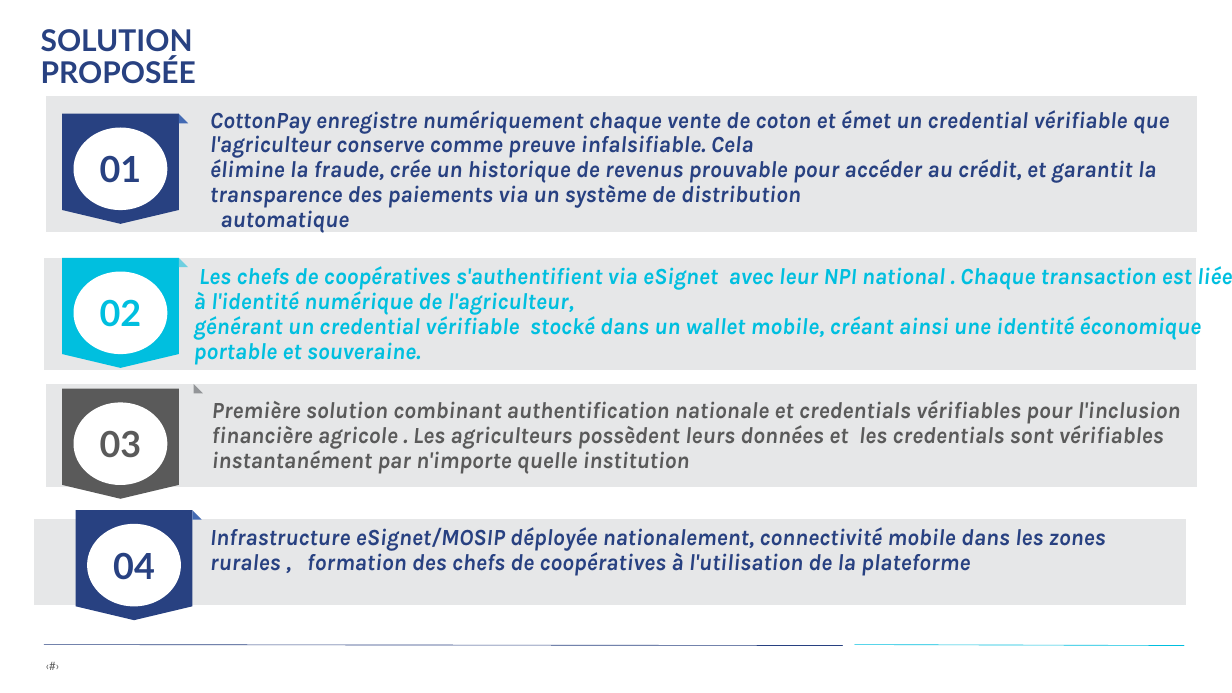
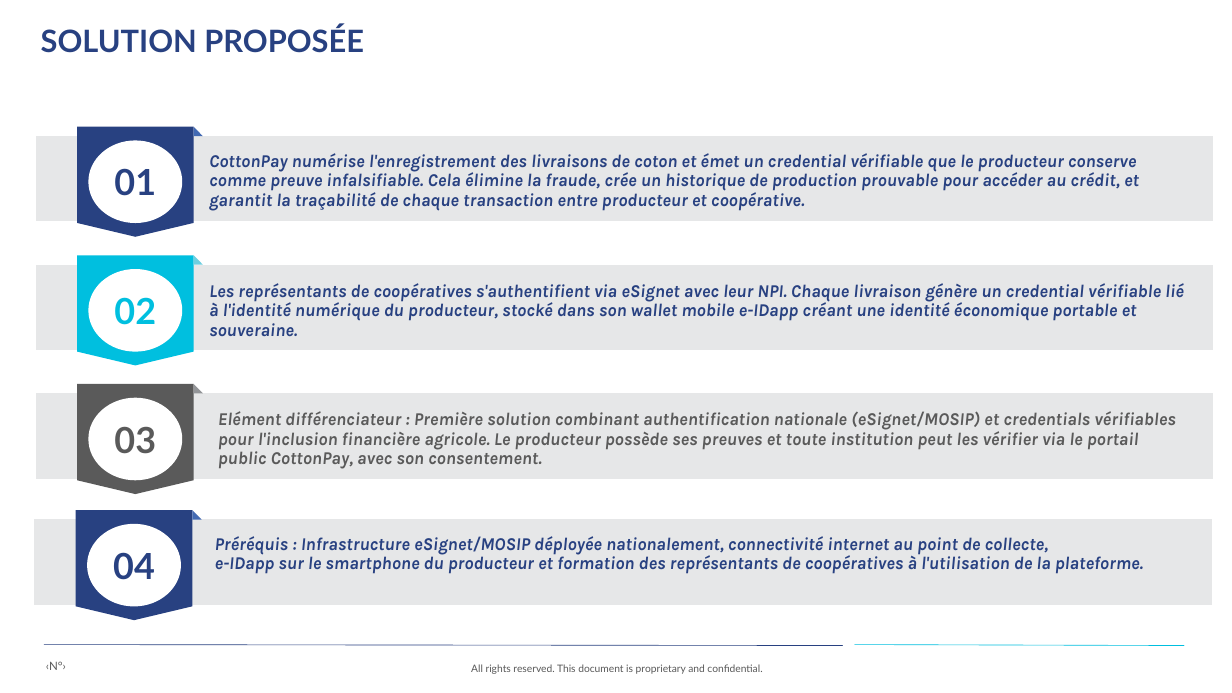
Before and after one commit to Bsh54/EVOLUTICS-did-hackathon, a slide deck: slide 6 of EVOLUTICS-presentation.pptx (slide 5 before the commit). Drawn at 1232x693 pixels with LibreOffice and Linux fonts; fonts in the diff are those of the drawing. Boxes give left, top, right and bottom in pixels: in the first picture for what was removed or moved away, otherwise in the second. Text is boxed around its words. In the diff, an @@ line names an element or a change of style, - is before the commit and + after.

Commit message:
DOCUMENT DE PRESENTATION

```diff
--- a/EVOLUTICS-presentation.pptx
+++ b/EVOLUTICS-presentation.pptx
@@ text "SOLUTION PROPOSÉE" at (x1=41, y1=25, x2=364, y2=53): size 35 to 36 pt; line spacing 37.8pt to 38.9pt @@
@@ freeform shape resized from (x1=46, y1=96, x2=1198, y2=232) to (x1=36, y1=136, x2=1214, y2=222) @@
@@ freeform shape moved from (x1=73, y1=128, x2=167, y2=210) to (x1=88, y1=140, x2=182, y2=223) @@
@@ 2 freeform shapes, 1 text moved together from (x1=62, y1=114, x2=188, y2=224) to (x1=77, y1=127, x2=203, y2=237) @@
@@ text at (x1=209, y1=153, x2=1139, y2=211): text changed; size 27 to 21 pt @@
-CottonPay enregistre numériquement chaque vente de coton et émet un credential vérifiable que l'agriculteur conserve comme preuve infalsifiable. Cela
-élimine la fraude, crée un historique de revenus prouvable pour accéder au crédit, et garantit la transparence des paiements via un système de distribution
-automatique
+CottonPay numérise l'enregistrement des livraisons de coton et émet un credential vérifiable que le producteur conserve comme preuve infalsifiable. Cela élimine la fraude, crée un historique de production prouvable pour accéder au crédit, et garantit la traçabilité de chaque transaction entre producteur et coopérative.
@@ freeform shape resized from (x1=44, y1=257, x2=1196, y2=370) to (x1=36, y1=265, x2=1214, y2=351) @@
@@ 2 freeform shapes, 1 text moved together from (x1=62, y1=257, x2=188, y2=368) to (x1=77, y1=255, x2=203, y2=365) @@
@@ text at (x1=209, y1=283, x2=1184, y2=336): text changed; size 27 to 21 pt; text colour #00BFDF to #284181 @@
-Les chefs de coopératives s'authentifient via eSignet avec leur NPI national . Chaque transaction est liée à l'identité numérique de l'agriculteur,
-générant un credential vérifiable stocké dans un wallet mobile, créant ainsi une identité économique portable et souveraine.
+Les représentants de coopératives s'authentifient via eSignet avec leur NPI. Chaque livraison génère un credential vérifiable lié à l'identité numérique du producteur, stocké dans son wallet mobile e-IDapp créant une identité économique portable et souveraine.
@@ 3 freeform shapes, 1 text moved together from (x1=62, y1=272, x2=179, y2=499) to (x1=77, y1=269, x2=193, y2=494) @@
@@ freeform shape resized from (x1=46, y1=384, x2=1198, y2=487) to (x1=36, y1=394, x2=1214, y2=479) @@
@@ text at (x1=218, y1=411, x2=1176, y2=469): text changed; size 27 to 21 pt @@
-Première solution combinant authentification nationale et credentials vérifiables pour l'inclusion financière agricole . Les agriculteurs possèdent leurs données et les credentials sont vérifiables instantanément par n'importe quelle institution
+Elément différenciateur : Première solution combinant authentification nationale (eSignet/MOSIP) et credentials vérifiables pour l'inclusion financière agricole. Le producteur possède ses preuves et toute institution peut les vérifier via le portail public CottonPay, avec son consentement.
@@ freeform shape resized from (x1=34, y1=519, x2=1186, y2=605) to (x1=34, y1=519, x2=1212, y2=605) @@
@@ text at (x1=215, y1=536, x2=1143, y2=574): text changed; size 27 to 21 pt @@
-Infrastructure eSignet/MOSIP déployée nationalement, connectivité mobile dans les zones rurales , formation des chefs de coopératives à l'utilisation de la plateforme
+Préréquis : Infrastructure eSignet/MOSIP déployée nationalement, connectivité internet au point de collecte,
+e-IDapp sur le smartphone du producteur et formation des représentants de coopératives à l'utilisation de la plateforme.
@@ text removed at (x1=46, y1=659, x2=111, y2=678) @@
-‹#›
@@ text added at (x1=46, y1=661, x2=66, y2=670), 13.5 pt, text #595959 @@
+‹N°›
@@ text added at (x1=471, y1=664, x2=762, y2=674), 12 pt, text #595959 @@
+All rights reserved. This document is proprietary and confidential.
```
Also in this commit, not shown: 6 other slides changed, 5 slides added, 3 slides removed, 1 other file.
